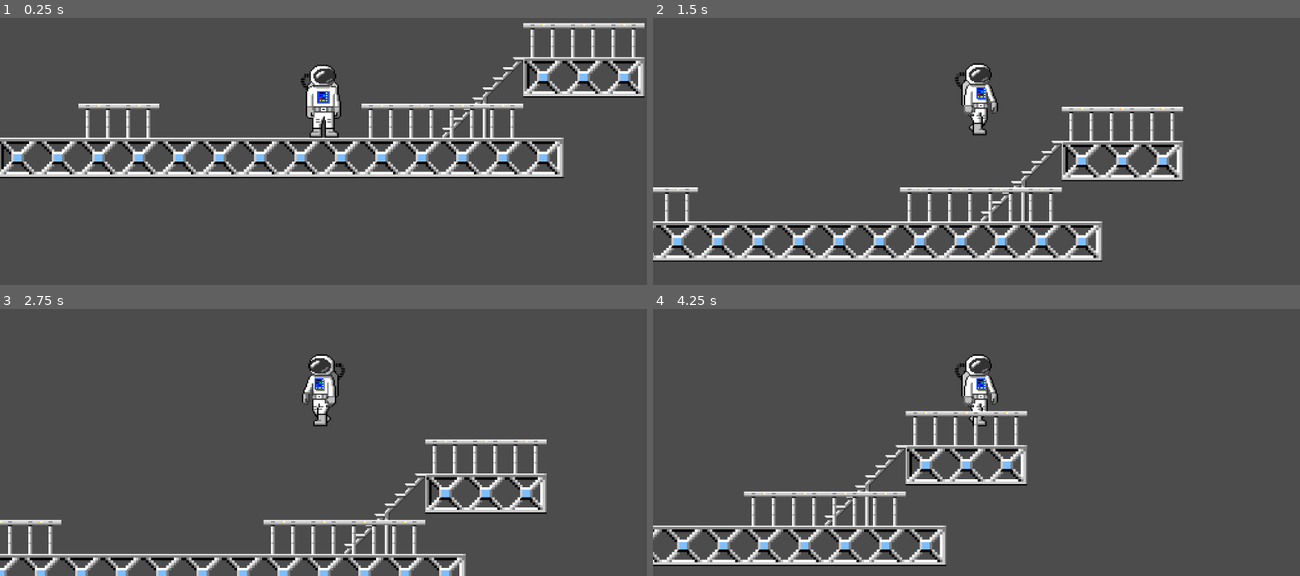
Above: before the commit, frames 1-4 (two rows, left to right).
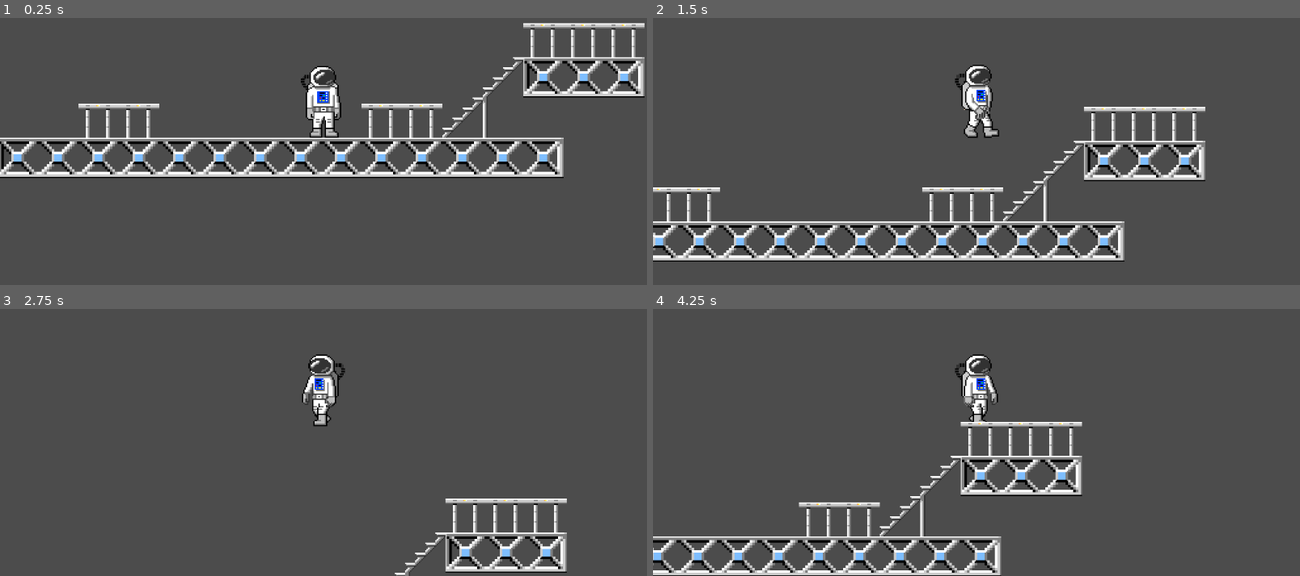
Above: after the commit, the same moments.

Repository: Rincewind70/Godot_Test
Game: Godot game, scene res://Scene Test.tscn
Two runs of this game, one before a commit and one after it. Both use one fixed random seed, a clock stepped at 60 frames per second and the inputs below.
Inputs:
- Up to frame 1 (0.25 s): no input
- Up to frame 2 (1.5 s): tap Enter at 0.5 s; hold Up (ui_up) 0.53-1.28 s; hold Right (ui_right) from 0.53 s (still down); tap Up (ui_up) at 1.35 s
- Up to frame 3 (2.75 s): tap Up (ui_up) at 1.52, 1.82 s; release Right (ui_right) at 2.03 s; hold Left (ui_left) from 2.03 s (still down); hold Up (ui_up) from 2.03 s (still down)
- Up to frame 4 (4.25 s): release Left (ui_left) at 2.78 s; release Up (ui_up) at 2.78 s; hold Right (ui_right) from 2.78 s (still down); tap Up (ui_up) at 2.85, 3.02, 3.32 s; hold Up (ui_up) from 3.53 s (still down)

The runs differ from the first frame. In frame 1, 0.8% of the frame differs, in the area x 47-81%, y 17-46%; in frame 2, 11%; in frame 3, 10%; in frame 4, 14%, in the area x 0-67%, y 38-100%.

Commit message:
Changed jump and made collision map of stair tile convex

Diff:
--- a/Test 001/Player.gd
+++ b/Test 001/Player.gd
@@ -2,10 +2,11 @@
 
 export var player_name : String = "Astronaut"
 
-export var MAX_SPEED : float = 100
+export var MAX_SPEED : float = 80
 export var ACCELERATION : float = 1000
 export var FRICTION : float = 1500
-export var JUMP: float = 175
+export var MAX_JUMP : float = 175
+export var DELTA_JUMP : float = 25
 export var GRAVITY : float = 225
 
 onready var c = get_node("AnimatedSprite")
@@ -14,6 +15,7 @@
 var direction : int = 0
 var speed : float = 0
 var velocity : float  = 0
+var current_jump : float = 0
 
 const UP = Vector2(0,-1)
 var motion : Vector2
@@ -40,9 +42,11 @@
 	speed = clamp(speed,0,MAX_SPEED)
 	velocity = speed * direction
 	motion.x = velocity
-	if is_on_floor() and Input.is_action_pressed("ui_up"):
-		motion.y -= JUMP
+	if is_on_floor():
+		if Input.is_action_pressed("ui_up"):
+			motion.y -= MAX_JUMP
 	else:
+		current_jump = 0
 		motion.y += GRAVITY * delta
 
 	motion = move_and_slide(motion,UP)
@@ -53,18 +57,22 @@
 	pass
 
 func play_animation(input_direction):
+	var play_animation = false
 
 	if input_direction > 0:
 		c.animation = "RightWalk"
 		c.speed_scale = 1.5
-
+		play_animation = true
 	elif input_direction < 0:
 		c.animation = "LeftWalk"
 		c.speed_scale = 1.5
+		play_animation = true
 	else:
 		c.animation = "Idle"
 		c.speed_scale = .25
-	# Only animate if the player is the ground
-	c.playing = is_on_floor()
+		play_animation = true
+	c.playing = play_animation
 	if is_on_wall():
 		print("ouch")
+	if !is_on_floor():
+		print ("can't walk")
--- a/Test 001/Player.tscn
+++ b/Test 001/Player.tscn
@@ -17,17 +17,17 @@
 "frames": [ ExtResource( 2 ), ExtResource( 3 ) ],
 "loop": true,
 "name": "Idle",
-"speed": 5.0
+"speed": 4.0
 }, {
 "frames": [ ExtResource( 4 ), ExtResource( 5 ), ExtResource( 6 ), ExtResource( 7 ) ],
 "loop": true,
 "name": "RightWalk",
-"speed": 5.0
+"speed": 4.0
 }, {
 "frames": [ ExtResource( 8 ), ExtResource( 9 ), ExtResource( 10 ), ExtResource( 11 ) ],
 "loop": true,
 "name": "LeftWalk",
-"speed": 5.0
+"speed": 4.0
 } ]
 
 [sub_resource type="CapsuleShape2D" id=2]
@@ -43,11 +43,11 @@
 
 [node name="AnimatedSprite" type="AnimatedSprite" parent="."]
 frames = SubResource( 1 )
-animation = "Idle"
-frame = 1
+animation = "RightWalk"
+frame = 2
 playing = true
 
 [node name="CollisionShape2D" type="CollisionShape2D" parent="."]
-position = Vector2( 1.03205, 2.65779 )
+position = Vector2( 0, 2.658 )
 z_as_relative = false
 shape = SubResource( 2 )
--- a/Test 001/Scene Test.tscn
+++ b/Test 001/Scene Test.tscn
@@ -22,4 +22,4 @@
 collision_use_kinematic = true
 collision_layer = 2
 format = 1
-tile_data = PoolIntArray( 393236, 3, 0, 393237, 3, 0, 393238, 3, 0, 524297, 3, 0, 524298, 3, 0, 524304, 3, 0, 524305, 3, 0, 524306, 3, 0, 524307, 3, 0 )
+tile_data = PoolIntArray( 393236, 3, 0, 393237, 3, 0, 393238, 3, 0, 524297, 3, 0, 524298, 3, 0, 524304, 3, 0, 524305, 3, 0 )
--- a/Test 001/Tiles/AstroBase.tres
+++ b/Test 001/Tiles/AstroBase.tres
@@ -20,8 +20,8 @@
 [sub_resource type="ConvexPolygonShape2D" id=6]
 points = PoolVector2Array( 0, 0, 32, 0, 32, 32, 0, 32 )
 
-[sub_resource type="ConvexPolygonShape2D" id=7]
-points = PoolVector2Array( 0, 32, 32, 0, 32, 32 )
+[sub_resource type="ConcavePolygonShape2D" id=7]
+segments = PoolVector2Array( 32, 0, 32, 32, 32, 32, 0, 32, 0, 32, 32, 0 )
 
 [resource]
 0/name = "AstrobaseTiles.png 0"
@@ -34,7 +34,7 @@
 0/navigation_offset = Vector2( 0, 0 )
 0/shapes = [ {
 "autotile_coord": Vector2( 0, 0 ),
-"one_way": true,
+"one_way": false,
 "one_way_margin": 1.0,
 "shape": SubResource( 1 ),
 "shape_transform": Transform2D( 1, 0, 0, 1, 0, 0 )
@@ -50,7 +50,7 @@
 1/navigation_offset = Vector2( 0, 0 )
 1/shapes = [ {
 "autotile_coord": Vector2( 0, 0 ),
-"one_way": true,
+"one_way": false,
 "one_way_margin": 1.0,
 "shape": SubResource( 2 ),
 "shape_transform": Transform2D( 1, 0, 0, 1, 0, 0 )
@@ -66,7 +66,7 @@
 2/navigation_offset = Vector2( 0, 0 )
 2/shapes = [ {
 "autotile_coord": Vector2( 0, 0 ),
-"one_way": true,
+"one_way": false,
 "one_way_margin": 1.0,
 "shape": SubResource( 3 ),
 "shape_transform": Transform2D( 1, 0, 0, 1, 0, 0 )
@@ -150,7 +150,7 @@
 8/navigation_offset = Vector2( 0, 0 )
 8/shapes = [ {
 "autotile_coord": Vector2( 0, 0 ),
-"one_way": true,
+"one_way": false,
 "one_way_margin": 1.0,
 "shape": SubResource( 7 ),
 "shape_transform": Transform2D( 1, 0, 0, 1, 0, 0 )
